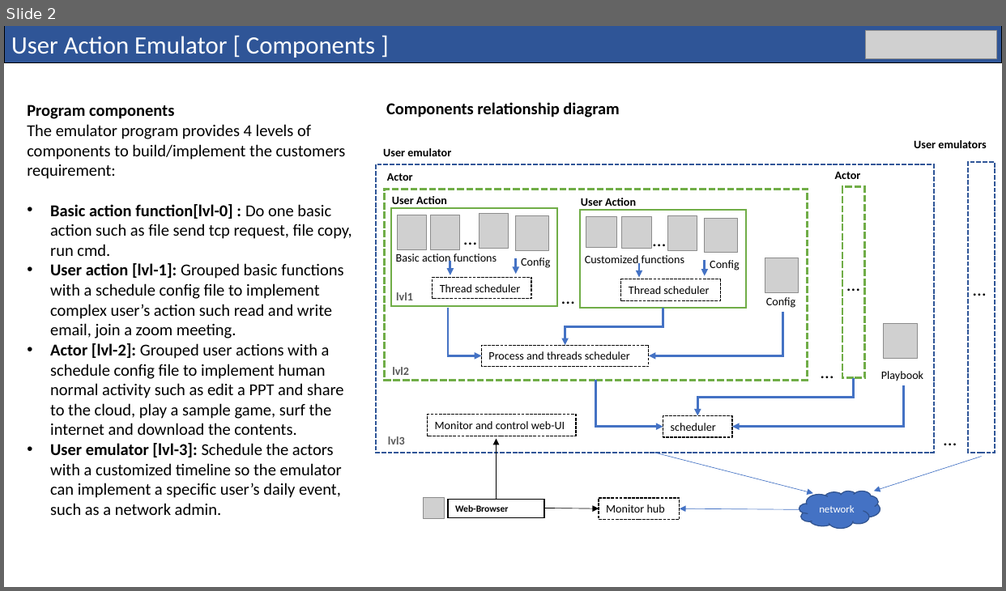
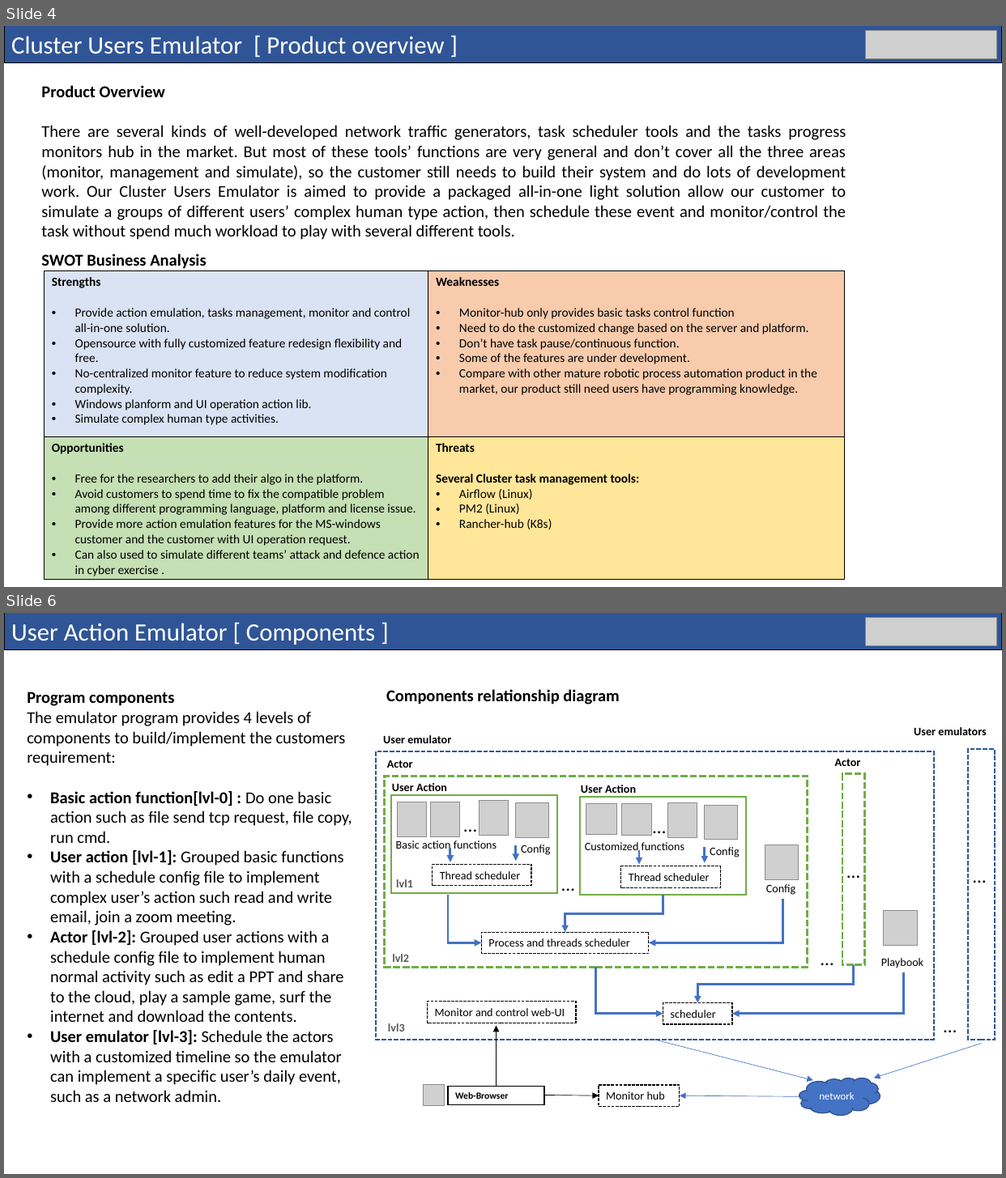
Before and after one commit to LiuYuancheng/Cluster_User_Emulation_System, a slide deck: doc/User_Action_Emulator_Design_Doc.pptx. Shown one above the other, each under a label of ours: slide 2 before the commit, slides 4 and 6 after it; the slides between them are not shown. The pictures are 1006x591 and 1006x1178 pixels, drawn with LibreOffice and Linux fonts; fonts in the diff are those of the drawing; grey boxes stand for pictures; background and template pictures are left out. Boxes give left, top, right and bottom in pixels: in the first picture for what was removed or moved away, otherwise in the second. Text is boxed around its words. In the diff, an @@ line names an element or a change of style, - is before the commit and + after.

```diff
--- a/doc/User_Action_Emulator_Design_Doc.pptx
+++ b/doc/User_Action_Emulator_Design_Doc.pptx
@@ slide 4 added at (4,26,1002,587), background #FFFFFF @@
@@ rectangle added at (4,26,1002,62), fill #2F5597, outline #000000 0.75 pt, 24 pt, text #FFFFFF @@
+Cluster Users Emulator [ Product overview ]
@@ picture added at (866,31,997,59) @@
@@ text added at (41,85,846,240), 16 pt, text #000000 @@
+Product Overview
+There are several kinds of well-developed network traffic generators, task scheduler tools and the tasks progress monitors hub in the market. But most of these tools’ functions are very general and don’t cover all the three areas (monitor, management and simulate), so the customer still needs to build their system and do lots of development work. Our Cluster Users Emulator is aimed to provide a packaged all-in-one light solution allow our customer to simulate a groups of different users’ complex human type action, then schedule these event and monitor/control the task without spend much workload to play with several different tools.
@@ text added at (41,254,206,269), 16 pt, text #000000, bold @@
+SWOT Business Analysis
@@ table added at (44,271,845,580), 2 rows, 2 columns @@
+Strengths / Provide action emulation, tasks management, monitor and control all-in-one solution. / Opensource with fully customized feature redesign flexibility and free. / No-centralized monitor feature to reduce system modification complexity. / Windows planform and UI operation action lib. / Simulate complex human type activities. | Weaknesses / Monitor-hub only provides basic tasks control function / Need to do the customized change based on the server and platform. / Don’t have task pause/continuous function. / Some of the features are under development. / Compare with other mature robotic process automation product in the market, our product still need users have programming knowledge.
+Opportunities / Free for the researchers to add their algo in the platform. / Avoid customers to spend time to fix the compatible problem among different programming language, platform and license issue. / Provide more action emulation features for the MS-windows customer and the customer with UI operation request. / Can also used to simulate different teams’ attack and defence action in cyber exercise . | Threats / Several Cluster task management tools: / Airflow (Linux) / PM2 (Linux) / Rancher-hub (K8s)
@@ what was slide 2 is now slide 6 @@
```
Also in this commit, not shown: 4 other slides added, 1 slide removed, 1 other file.
